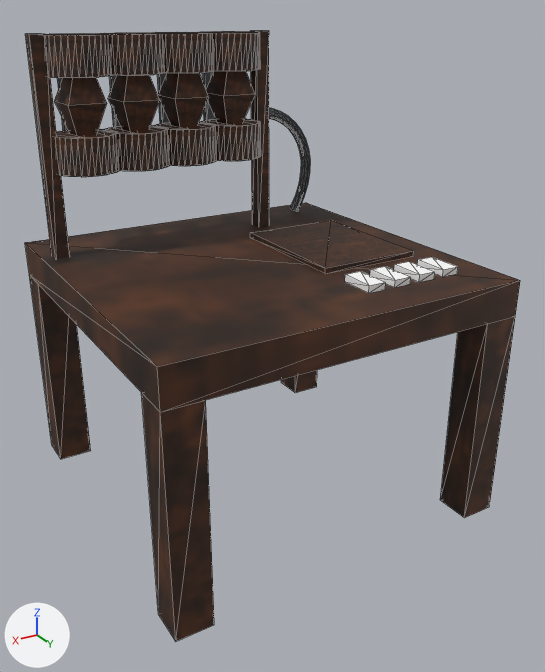
A saved change to the OBJ model src/main/resources/assets/purmag/models/block/translation_desk.obj.
Both versions are drawn from a 50 mm camera at (1.49, 1.25, 1.333) aimed at (0.487, -0.421, 0.497). Lighting does not change. The marker at lower left points along +X, +Y and +Z. Mesh edges are drawn as thin lines. Where no turn or scale is listed for an object, it has been applied to the vertices. Vertices at the same position are counted once.

The first picture shows 'crystal1_Cube.014', 'crystal2_Cube.006', 'crystal3_Cube.011', 'crystal4_Cube.013', 'crystaldown1_Cylinder.012', 'crystaldown2_Cylinder.011', 'crystaldown3_Cylinder.010', 'crystaldown4_Cylinder.009', 'crystaltop1_Cylinder.000', 'crystaltop2_Cylinder.002', 'crystaltop3_Cylinder.001', 'crystaltop4_Cylinder.003', 'holder2_Cube.015', 'holder_Cube.016', 'leg1_Cube', 'leg2_Cube.001', 'leg3_Cube.002', 'leg4_Cube.003', 'screen_Cube.004', 'tabletop_Cube.005', 'trigger1_Cube.007', 'trigger2_Cube.008', 'trigger3_Cube.009', 'trigger4_Cube.010'.
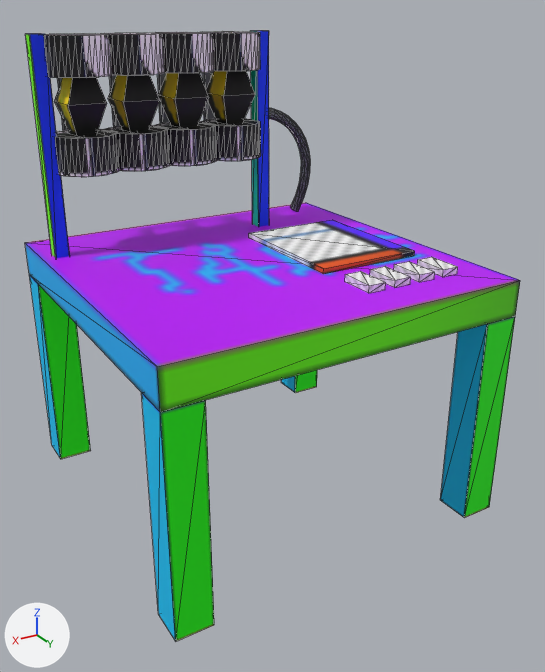
The change, as a diff of the scene's bpy script:
```diff
--- a/src/main/resources/assets/purmag/models/block/translation_desk.obj.py
+++ b/src/main/resources/assets/purmag/models/block/translation_desk.obj.py
@@ mat_desk @@
 mat_desk = principled_material('desk')
-mat_desk.texture = img_translation_desk
+mat_desk.texture = img_translation_desk_png
 mat_desk.roughness = 0.69
@@ me_crystaldown3_cylinder_010 @@
 me_crystaldown3_cylinder_010.from_pydata(...)  # 64 vertices, 124 faces; spans x 0.456..0.635, y -0.909..-0.73, z 0.928..1.028
+# me_crystaldown3_cylinder_010 part 1: texture (UV) coordinates of 124 of 124 faces, centred in x 0.456..0.635, y -0.909..-0.73, z 0.928..1.028, changed; they spanned u 0.24..0.74, v 0.8..0.98 and now span u 0.49..0.74, v 0.38..0.47
 me_crystaldown3_cylinder_010.materials.append(mat_desk)
@@ me_crystaldown4_cylinder_009 @@
 me_crystaldown4_cylinder_009.from_pydata(...)  # 64 vertices, 124 faces; spans x 0.306..0.485, y -0.909..-0.73, z 0.928..1.028
+# me_crystaldown4_cylinder_009 part 2: texture (UV) coordinates of 124 of 124 faces, centred in x 0.306..0.485, y -0.909..-0.73, z 0.928..1.028, changed; they spanned u 0.24..0.74, v 0.8..0.98 and now span u 0.49..0.74, v 0.38..0.47
 me_crystaldown4_cylinder_009.materials.append(mat_desk)
@@ me_crystaltop1_cylinder_000 @@
 me_crystaltop1_cylinder_000.from_pydata(...)  # 64 vertices, 124 faces; spans x 0.756..0.935, y -0.909..-0.73, z 1.178..1.278
+# me_crystaltop1_cylinder_000 part 3: texture (UV) coordinates of 124 of 124 faces, centred in x 0.756..0.935, y -0.909..-0.73, z 1.178..1.278, changed; they spanned u 0.24..0.74, v 0.38..0.56 and now span u 0.49..0.74, v 0.48..0.57
 me_crystaltop1_cylinder_000.materials.append(mat_desk)
@@ me_crystaltop2_cylinder_002 @@
 me_crystaltop2_cylinder_002.from_pydata(...)  # 64 vertices, 124 faces; spans x 0.606..0.785, y -0.909..-0.73, z 1.178..1.278
+# me_crystaltop2_cylinder_002 part 4: texture (UV) coordinates of 124 of 124 faces, centred in x 0.606..0.785, y -0.909..-0.73, z 1.178..1.278, changed; they spanned u 0.24..0.74, v 0.38..0.56 and now span u 0.49..0.74, v 0.48..0.57
 me_crystaltop2_cylinder_002.materials.append(mat_desk)
@@ me_crystaltop3_cylinder_001 @@
 me_crystaltop3_cylinder_001.from_pydata(...)  # 64 vertices, 124 faces; spans x 0.456..0.635, y -0.909..-0.73, z 1.178..1.278
+# me_crystaltop3_cylinder_001 part 5: texture (UV) coordinates of 124 of 124 faces, centred in x 0.456..0.635, y -0.909..-0.73, z 1.178..1.278, changed; they spanned u 0.24..0.74, v 0.38..0.56 and now span u 0.49..0.74, v 0.48..0.57
 me_crystaltop3_cylinder_001.materials.append(mat_desk)
@@ me_crystaltop4_cylinder_003 @@
 me_crystaltop4_cylinder_003.from_pydata(...)  # 64 vertices, 124 faces; spans x 0.306..0.485, y -0.909..-0.73, z 1.178..1.278
+# me_crystaltop4_cylinder_003 part 6: texture (UV) coordinates of 124 of 124 faces, centred in x 0.306..0.485, y -0.909..-0.73, z 1.178..1.278, changed; they spanned u 0.24..0.74, v 0.38..0.56 and now span u 0.49..0.74, v 0.48..0.57
 me_crystaltop4_cylinder_003.materials.append(mat_desk)
@@ me_screen_cube_004 @@
-me_screen_cube_004.from_pydata(...)  # 8 vertices, 12 faces; spans x 0.099..0.399, y -0.7..-0.3, z 0.7..0.715
+me_screen_cube_004.from_pydata(...)  # 8 vertices, 12 faces; spans x 0.095..0.405, y -0.7..-0.3, z 0.7..0.715
+# me_screen_cube_004 part 7: the whole mesh is rebuilt
 me_screen_cube_004.materials.append(mat_desk)
@@ me_trigger1_cube_007 @@
 me_trigger1_cube_007.from_pydata(...)  # 8 vertices, 12 faces; spans x 0.103..0.153, y -0.2206..-0.1206, z 0.7..0.72
-me_trigger1_cube_007.materials.append(mat_button)  # white #ffffff
+# me_trigger1_cube_007 part 8: texture (UV) coordinates changed
+me_trigger1_cube_007.materials.append(mat_desk)  # picture img_translation_desk_png
@@ me_trigger2_cube_008 @@
 me_trigger2_cube_008.from_pydata(...)  # 8 vertices, 12 faces; spans x 0.183..0.233, y -0.2206..-0.1206, z 0.7..0.72
-me_trigger2_cube_008.materials.append(mat_button)  # white #ffffff
+# me_trigger2_cube_008 part 9: texture (UV) coordinates changed
+me_trigger2_cube_008.materials.append(mat_desk)  # picture img_translation_desk_png
@@ me_trigger3_cube_009 @@
 me_trigger3_cube_009.from_pydata(...)  # 8 vertices, 12 faces; spans x 0.263..0.313, y -0.2206..-0.1206, z 0.7..0.72
-me_trigger3_cube_009.materials.append(mat_button)  # white #ffffff
+# me_trigger3_cube_009 part 10: texture (UV) coordinates changed
+me_trigger3_cube_009.materials.append(mat_desk)  # picture img_translation_desk_png
@@ me_trigger4_cube_010 @@
 me_trigger4_cube_010.from_pydata(...)  # 8 vertices, 12 faces; spans x 0.343..0.393, y -0.2206..-0.1206, z 0.7..0.72
-me_trigger4_cube_010.materials.append(mat_button)  # white #ffffff
+# me_trigger4_cube_010 part 11: texture (UV) coordinates changed
+me_trigger4_cube_010.materials.append(mat_desk)  # picture img_translation_desk_png
```

Changed parts and their boxes [x1, y1, x2, y2] in the pictures (545 x 672 px):
'tabletop_Cube.005', surface changed
    both: [25, 203, 520, 412]
'leg4_Cube.003', surface changed
    both: [141, 392, 214, 641]
'leg1_Cube', surface changed
    both: [440, 317, 515, 518]
'leg3_Cube.002', surface changed (brown to green)
    both: [29, 275, 91, 459]
'screen_Cube.004', surface changed, reshaped (brown to white)
    before: [250, 220, 414, 274]
    after: [249, 220, 415, 274]
'holder_Cube.016', surface changed (brown to blue)
    both: [25, 34, 70, 258]
'crystaltop1_Cylinder.000', surface changed
    both: [43, 33, 112, 78]
'crystaldown1_Cylinder.012', surface changed
    both: [55, 129, 120, 177]
'holder2_Cube.015', surface changed
    both: [250, 31, 269, 227]
'crystal1_Cube.014', surface changed (brown to black)
    both: [54, 77, 107, 136]
'crystaltop2_Cylinder.002', surface changed
    both: [97, 33, 165, 76]
'crystal2_Cube.006', surface changed (brown to black)
    both: [109, 75, 160, 132]
'crystal3_Cube.011', surface changed
    both: [158, 73, 209, 128]
'crystaldown2_Cylinder.011', surface changed
    both: [106, 125, 170, 171]
'crystaltop3_Cylinder.001', surface changed
    both: [152, 32, 214, 73]
'crystal4_Cube.013', surface changed
    both: [206, 71, 255, 124]
'crystaldown3_Cylinder.010', surface changed
    both: [154, 122, 217, 166]
'crystaltop4_Cylinder.003', surface changed
    both: [212, 31, 260, 71]
'crystaldown4_Cylinder.009', surface changed
    both: [201, 119, 261, 161]
'trigger4_Cube.010', surface changed, recoloured
    both: [345, 271, 386, 293]
'trigger3_Cube.009', surface changed, recoloured
    both: [370, 266, 411, 288]
'leg2_Cube.001', surface changed
    both: [281, 370, 317, 393]
'trigger2_Cube.008', surface changed, recoloured
    both: [394, 262, 435, 282]
'trigger1_Cube.007', surface changed, recoloured
    both: [417, 257, 458, 277]
